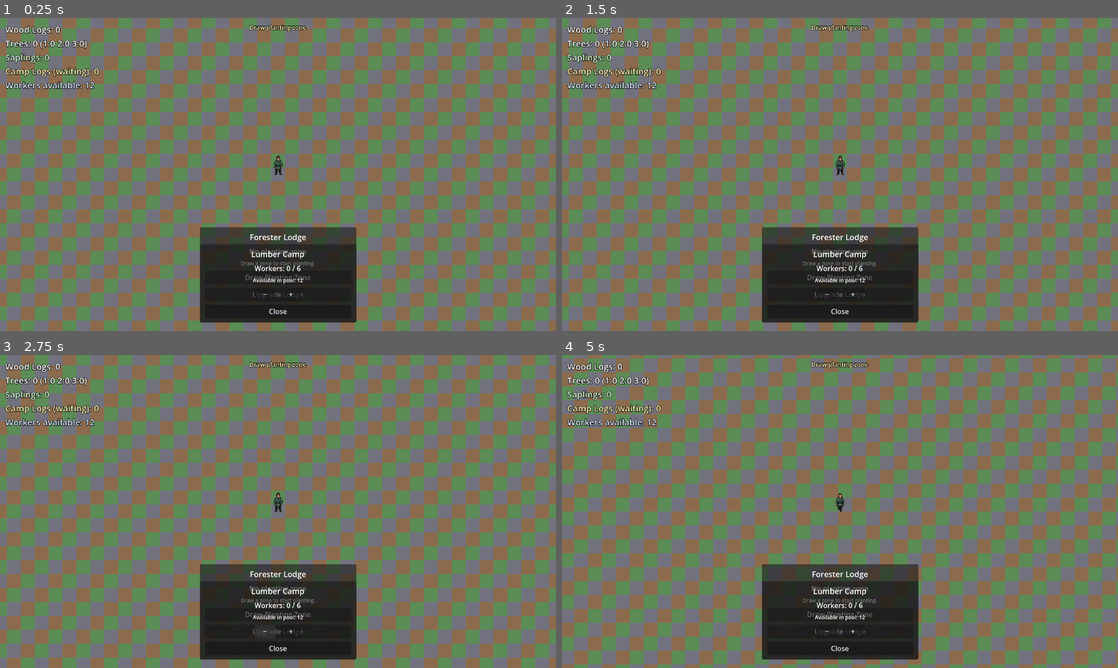
Above: before the commit, frames 1-4 (two rows, left to right).
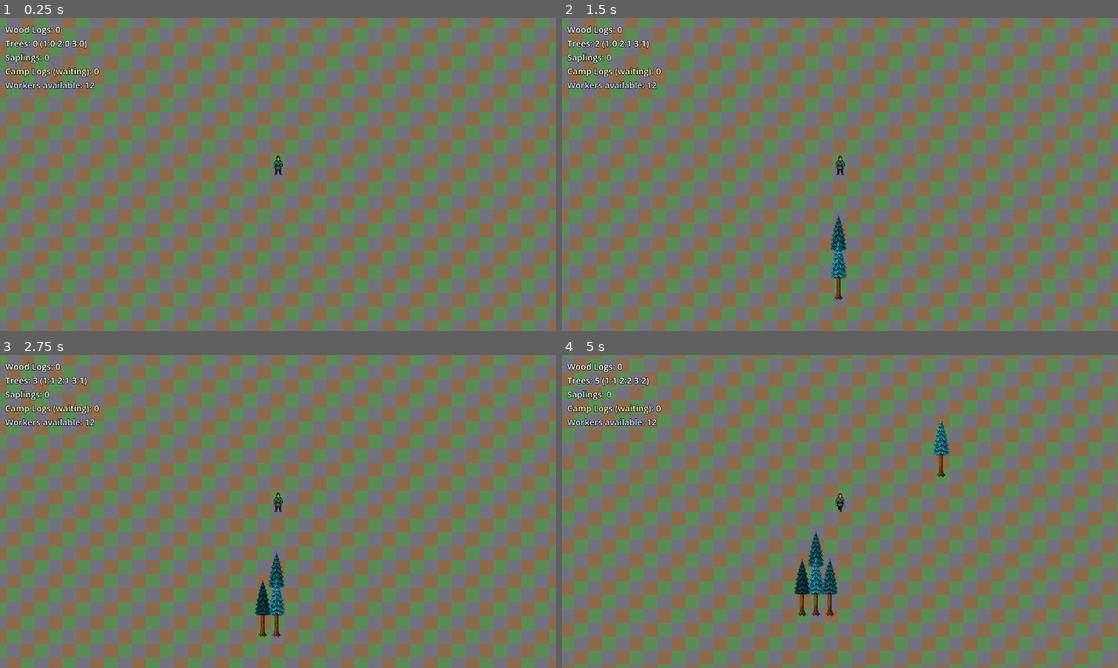
Above: after the commit, the same moments.

Repository: mcchesneyjg-max/Test-Gamer
Game: Godot game, scene res://main.tscn
The game is run twice, just before and just after one commit, with the same random seed, the same clock (stepped at 60 frames per second) and the same inputs.
Inputs (mouse positions are in pixels of both pictures, inside the frame that each line leads up to):
- Up to frame 1 (0.25 s): no input
- Up to frame 2 (1.5 s): click (840, 277) at 0.5 s, where only the run before the commit has a clickable "Draw Planting Zone"; click (840, 293) at 1.25 s, where only the run before the commit has a clickable "Upgrade Lodge"
- Up to frame 3 (2.75 s): click (266, 630) at 2 s, where only the run before the commit has a clickable "−"
- Up to frame 4 (5 s): click (851, 630) at 2.75 s, where only the run before the commit has a clickable "+"; tap Enter at 3.5 s; move the mouse to (962, 495) at 3.52 s; hold D (move_right) 3.53-4.28 s; tap T at 3.6, 4.35 s; click (962, 495) at 3.67 s; move the mouse to (728, 527) at 4.27 s; hold S (move_down) from 4.28 s (still down)

The runs differ from the first frame. In frame 1, 8.7% of the frame differs, in the area x 35-65%, y 2-98%; in frame 2, 8.8%; in frame 3, 8.8%; in frame 4, 9.2%, in the area x 5-70%, y 2-98%.
Error before the commit: Parse Error: Cannot infer the type of "is_valid" variable because the value doesn't have a set type. (res://scripts/forester_ui.gd:147)

Commit message:
Fix GDScript type inference for zone preview validation
Co-authored-by: mcchesneyjg-max <mcchesneyjg-max@users.noreply.github.com>

Diff:
--- a/game/scripts/forester_ui.gd
+++ b/game/scripts/forester_ui.gd
@@ -144,7 +144,8 @@
 	if _draw_anchor.x < -999999 or _selected_lodge == null:
 		return
 	var zone := _rect_from_tiles(_draw_anchor, _draw_current)
-	var is_valid := _selected_lodge.validate_plant_zone(zone).is_empty()
+	var validation_error: String = _selected_lodge.validate_plant_zone(zone)
+	var is_valid := validation_error.is_empty()
 	_zone_overlay.set_preview_zone(zone, true, is_valid)
 
 func _rect_from_tiles(a: Vector2i, b: Vector2i) -> Rect2i:
